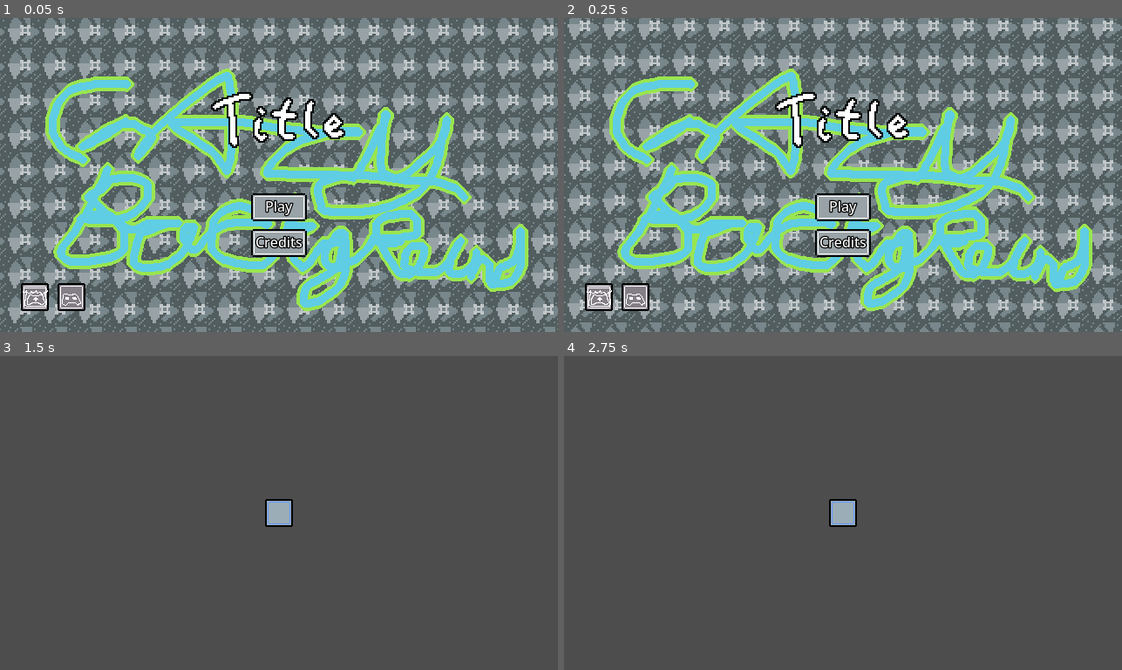
Above: before the commit, frames 1-4 (two rows, left to right).
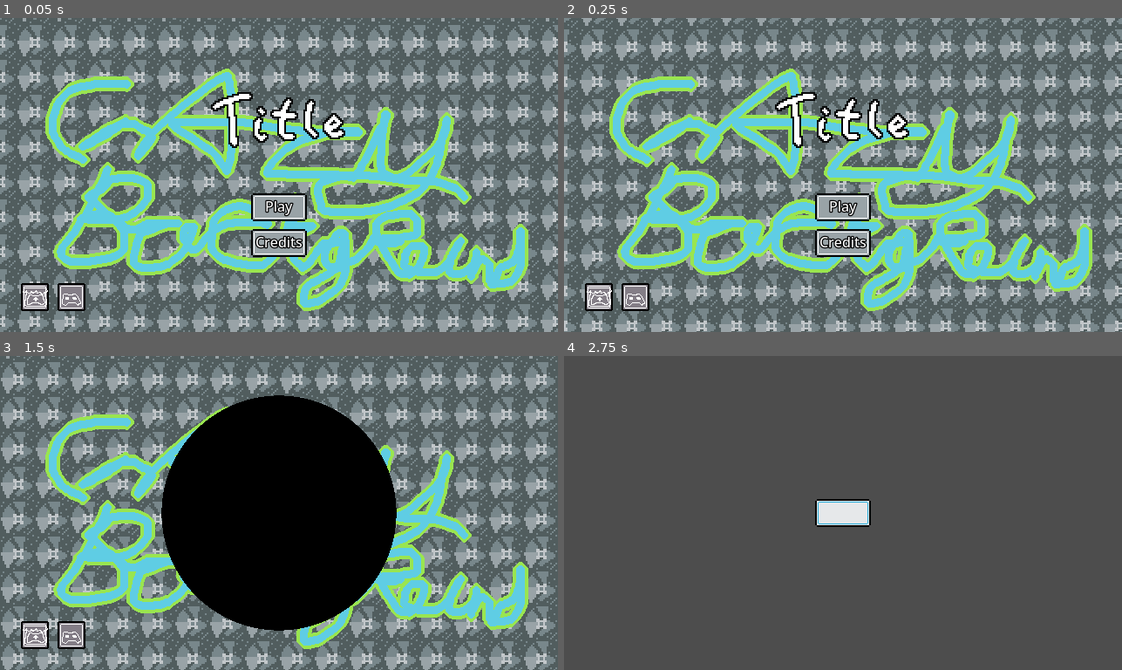
Above: after the commit, the same moments.

Repository: Simplexeon/SimplExtensions
Game: Godot game, scene res://SimplExtensions/MainMenu/MainMenu.tscn
Two runs of this game, one before a commit and one after it. Both use one fixed random seed, a clock stepped at 60 frames per second and the inputs below. The project has no main scene, so this scene is started directly.
Inputs (mouse positions are in pixels of both pictures, inside the frame that each line leads up to; where the layout moved, square brackets give the same spot in the first picture):
- Up to frame 1 (0.05 s): no input
- Up to frame 2 (0.25 s): no input
- Up to frame 3 (1.5 s): click (279, 582) at 0.5 s; click (279, 544) [279, 513] at 1.25 s
- Up to frame 4 (2.75 s): click (843, 513) at 2 s

The runs differ from the first frame. In frame 1, 51% of the frame differs, in the area x 0-100%, y 0-100%; in frame 2, 54%; in frame 3, 68%; in frame 4, 0.8%.

Commit message:
Added transition functionality to main menu

Diff:
--- a/SimplExtensions/MainMenu/MainMenu.tscn
+++ b/SimplExtensions/MainMenu/MainMenu.tscn
@@ -16,6 +16,7 @@
 
 [node name="MainMenu" type="Node2D" groups=["CSceneChange"]]
 script = ExtResource("1_dxbqy")
+TransitionPath = "res://SimplExtensions/Transitions/Transition2D.tscn"
 
 [node name="ScreenControl" type="Control" parent="."]
 layout_mode = 3
@@ -47,10 +48,10 @@
 anchor_top = 0.5
 anchor_right = 0.5
 anchor_bottom = 0.5
-offset_left = -340.238
-offset_top = -213.265
-offset_right = 939.762
-offset_bottom = 506.735
+offset_left = -329.134
+offset_top = -161.312
+offset_right = 950.866
+offset_bottom = 558.688
 grow_horizontal = 2
 grow_vertical = 2
 scale = Vector2(2, 2)
@@ -59,9 +60,9 @@
 stretch_mode = 1
 script = ExtResource("4_ikfom")
 ScrollSpeed = 30.0
-ScrollDirection = Vector2(-1, -1)
+ScrollDirection = Vector2(-1, 2)
 viewport_rect = Vector2(640, 360)
-max_distance = 56.5685
+max_distance = 89.4427
 
 [node name="StaticBG" type="TextureRect" parent="ScreenControl/CenterControl"]
 layout_mode = 1
--- a/SimplExtensions/MainMenu/MenuManagerNode.gd
+++ b/SimplExtensions/MainMenu/MenuManagerNode.gd
@@ -5,20 +5,38 @@
 @export_file var TransitionPath : String = "";
 
 # Object Vars
-var TransitionPacked : PackedScene;
+var TransitionPacked : PackedScene = null;
 var SceneChangeTarget : String = "";
+var viewport_rect : Vector2;
 
 # Processes
 
 func _ready() -> void:
-	#TransitionPacked = load(TransitionPath);
-	pass
 
-func _physics_process(delta: float) -> void:
-	if(SceneChangeTarget == ""):
+	# Get Screen Size
+	viewport_rect = Vector2(ProjectSettings.get_setting("display/window/size/viewport_width"), ProjectSettings.get_setting("display/window/size/viewport_height"));
+
+	if(TransitionPath != ""):
+		TransitionPacked = load(TransitionPath);
+
+func _on_SceneChange(target_scene : String) -> void:
+	SceneChangeTarget = target_scene;
+
+	if(TransitionPacked != null):
+		startTransition();
 		return;
+
+	changeScene();
+
+
+# Functions
+
+func changeScene() -> void:
 	if(ResourceLoader.load_threaded_get_status(SceneChangeTarget) == ResourceLoader.THREAD_LOAD_LOADED):
 		get_tree().change_scene_to_packed(ResourceLoader.load_threaded_get(SceneChangeTarget));
 
-func _on_SceneChange(target_scene : String) -> void:
-	SceneChangeTarget = target_scene;
+func startTransition() -> void:
+	var Transition : Node2D = TransitionPacked.instantiate();
+	Transition.global_position = viewport_rect / 2;
+	add_child(Transition);
+	Transition.connect("Finished", changeScene);
--- a/SimplExtensions/MainMenu/SceneTextureButton.gd
+++ b/SimplExtensions/MainMenu/SceneTextureButton.gd
@@ -12,7 +12,9 @@
 	Text = Text;
 	Scale = Scale;
 	OffsetPosition = OffsetPosition;
-	ResourceLoader.load_threaded_request(TargetScene);
+	if(TargetScene != ""):
+		ResourceLoader.load_threaded_request(TargetScene);
 
 func _on_pressed() -> void:
-	get_tree().call_group("CSceneChange", "_on_SceneChange", TargetScene);
+	if(TargetScene != ""):
+		get_tree().call_group("CSceneChange", "_on_SceneChange", TargetScene);
--- a/SimplExtensions/MainMenu/TiledBG.gd
+++ b/SimplExtensions/MainMenu/TiledBG.gd
@@ -13,12 +13,8 @@
 		#scroll_dir_max = texture_length * texture_amount;
 		var a : float = texture.get_width() * scale.x;
 		var b : float = abs(using_dir.angle_to(Vector2(1, 0)));
-		if(sign(value.x) == -1):
+		if(b > PI * 1/2):
 			b = abs(using_dir.angle_to(Vector2(-1, 0)));
-		if(b > PI):
-			b = b - PI;
-		elif(b > (PI / 2)):
-			b = b - (PI / 2);
 		max_distance = a / (cos(b));
 
 @export var Scale : float = 2.0 :
--- a/SimplExtensions/Transitions/Resources/TransitionMat.tres
+++ b/SimplExtensions/Transitions/Resources/TransitionMat.tres
@@ -5,4 +5,5 @@
 [resource]
 shader = ExtResource("1_csfq4")
 shader_parameter/time = 0.0
-shader_parameter/screen_size = Vector2(1, 1)
+shader_parameter/screen_size = Vector2(2, 2)
+shader_parameter/modulate = Color(0, 0, 0, 1)
--- a/SimplExtensions/Transitions/Transition2D.tscn
+++ b/SimplExtensions/Transitions/Transition2D.tscn
@@ -6,9 +6,8 @@
 
 [node name="Transition2D" type="Node2D"]
 modulate = Color(0, 0, 0, 1)
-scale = Vector2(1348, 596)
+scale = Vector2(2, 2)
 script = ExtResource("1_4ylly")
-FreeOnEnd = null
 
 [node name="Sprite2D" type="Sprite2D" parent="."]
 material = ExtResource("2_al8om")
